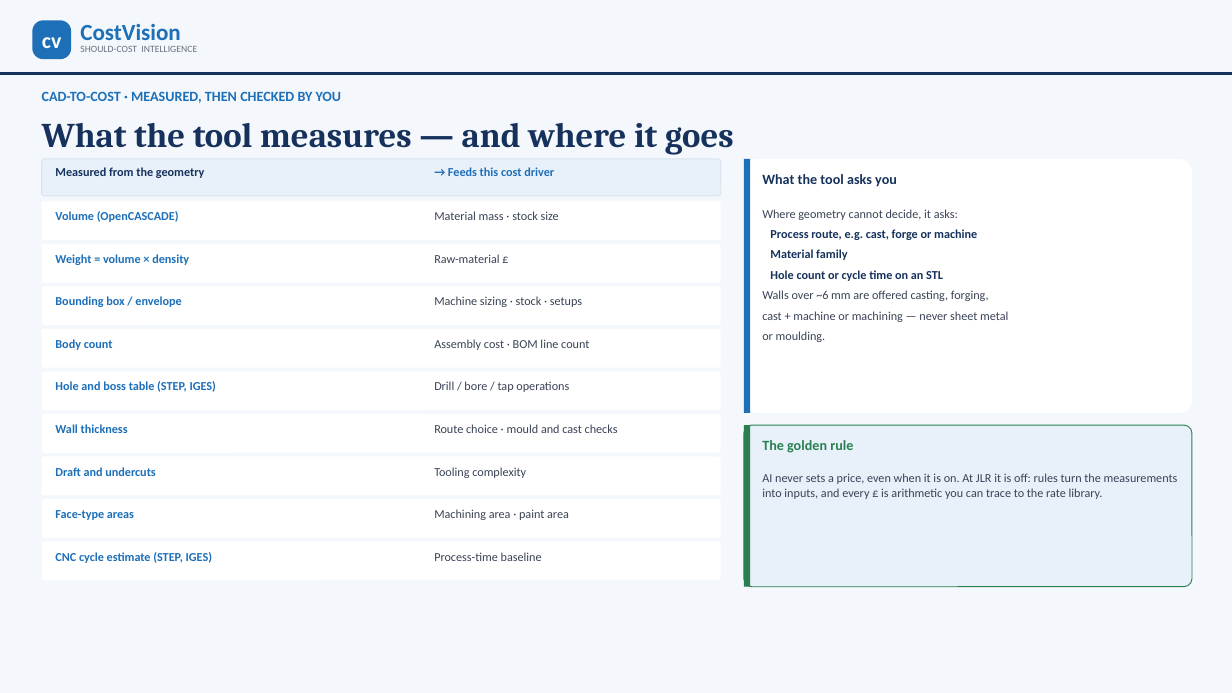
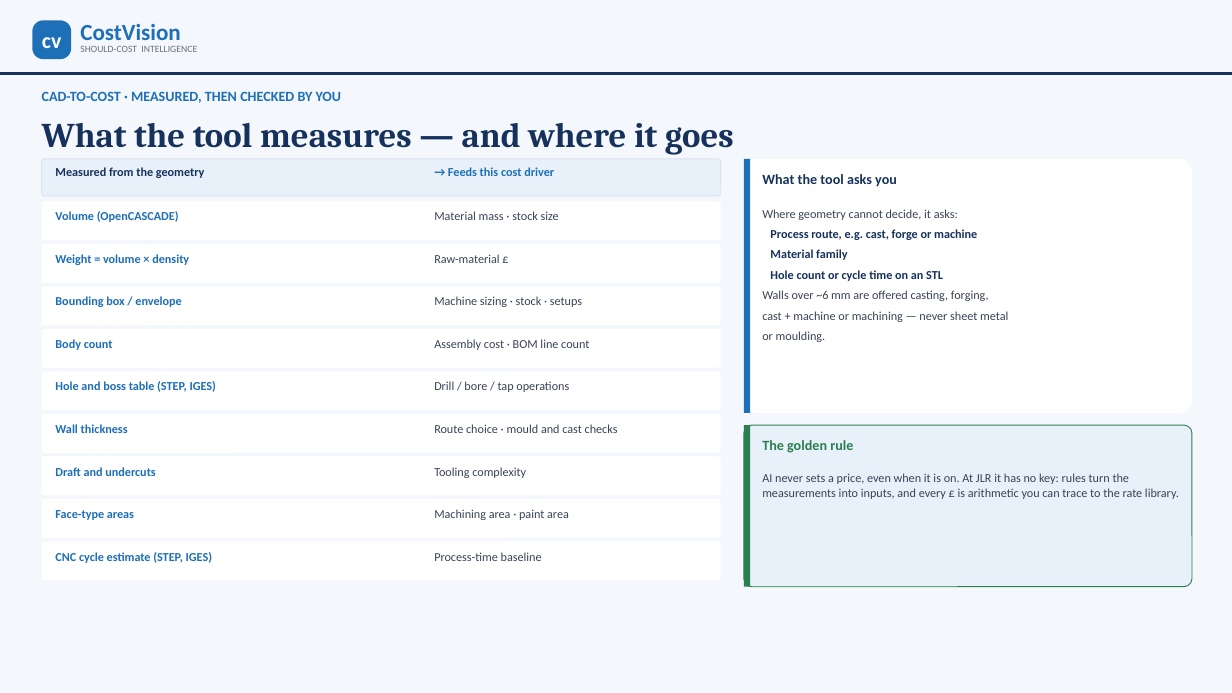
Before and after one commit to bhosaleavinash546/leamington-marathi, a slide deck: slide 30 of CostVision-Implementation-Blueprint.pptx. Drawn at 1232x693 pixels with LibreOffice and Linux fonts; fonts in the diff are those of the drawing. Boxes give left, top, right and bottom in pixels: in the first picture for what was removed or moved away, otherwise in the second. Text is boxed around its words. In the diff, an @@ line names an element or a change of style, - is before the commit and + after.

```diff
--- a/CostVision-Implementation-Blueprint.pptx
+++ b/CostVision-Implementation-Blueprint.pptx
@@ text at box(762, 473, 1179, 499): text changed @@
-AI never sets a price, even when it is on. At JLR it is off: rules turn the measurements into inputs, and every £ is arithmetic you can trace to the rate library.
+AI never sets a price, even when it is on. At JLR it has no key: rules turn the measurements into inputs, and every £ is arithmetic you can trace to the rate library.
```
Also in this commit, not shown: 15 other slides changed, 18 other files.
